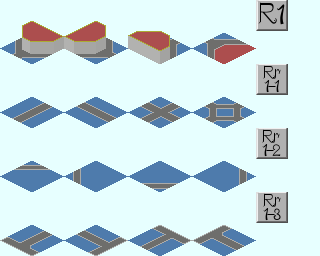
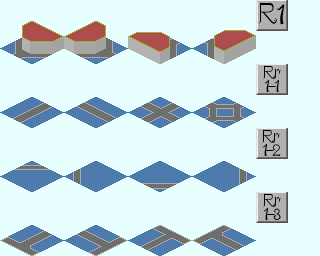
Revision of a layered 320 x 256 image; what changed, layer by layer:
painted on "Image" over [128, 30, 256, 64]
